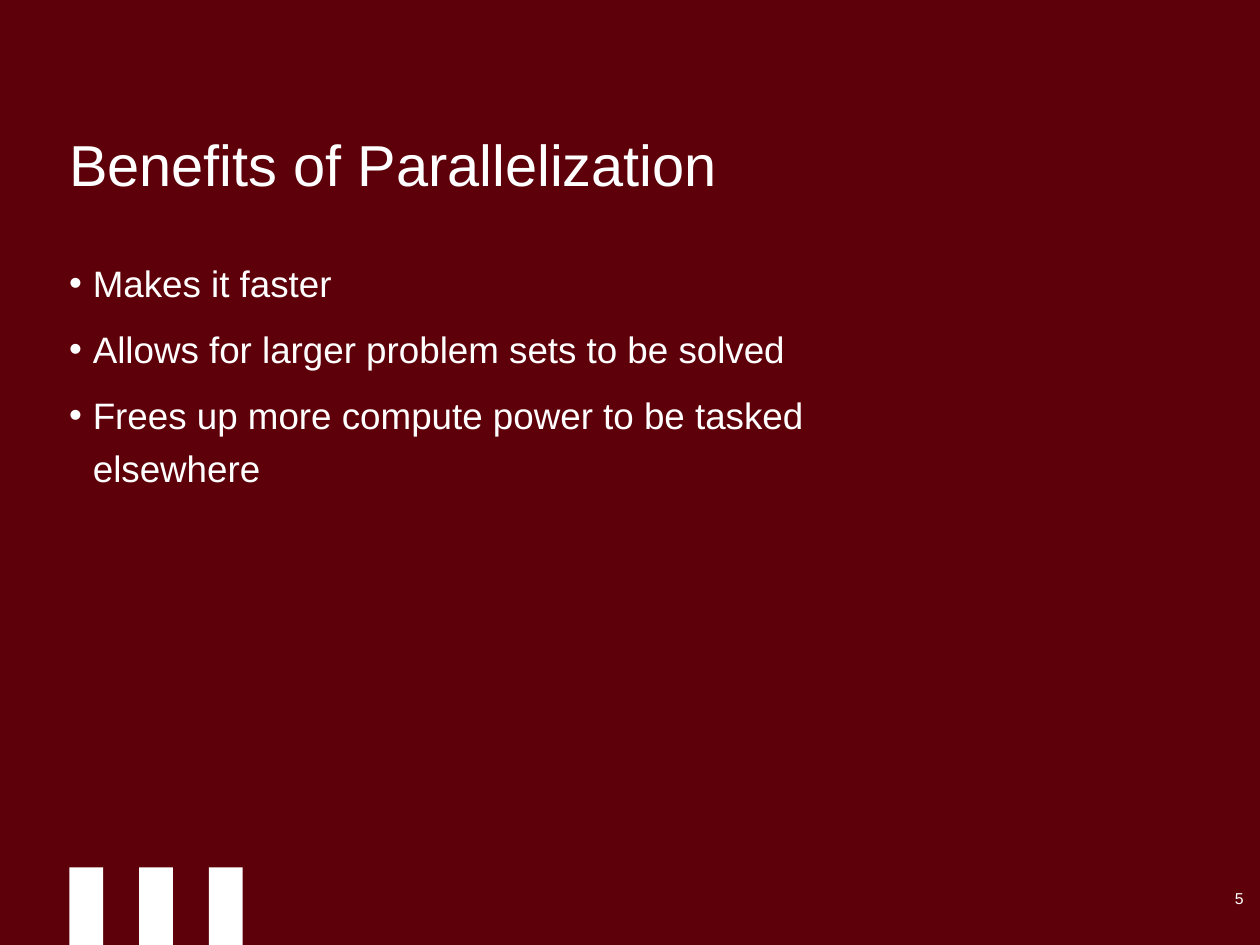
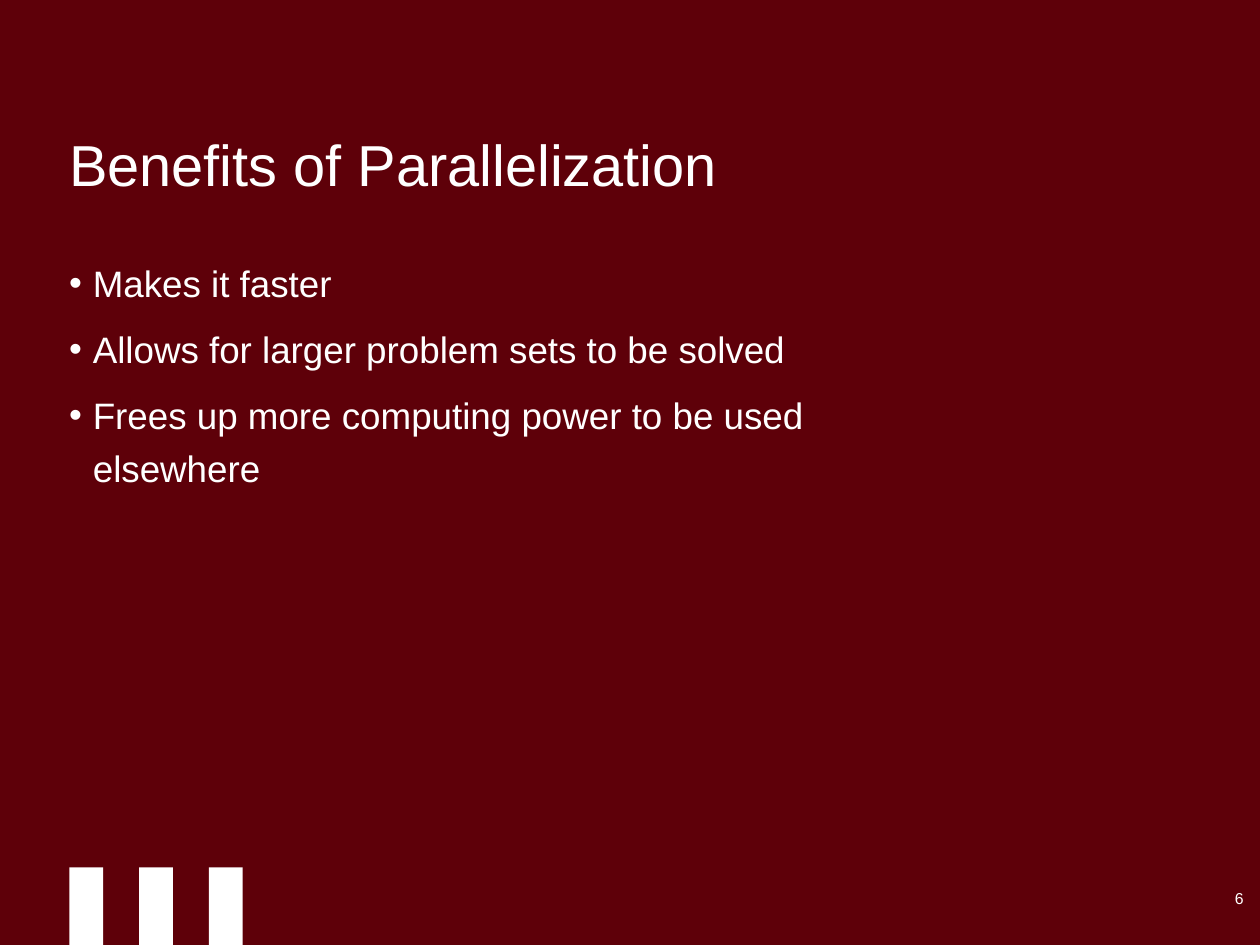
Before and after one commit to MarkRMahan/CSC-338-Group-Project, a slide deck: slide 6 of Parallelizing Dijkstras Algorithm.pptx (slide 5 before the commit). Drawn at 1260x945 pixels with LibreOffice and Linux fonts; fonts in the diff are those of the drawing; background and template pictures are left out. Boxes give left, top, right and bottom in pixels: in the first picture for what was removed or moved away, otherwise in the second. Text is boxed around its words. In the diff, an @@ line names an element or a change of style, - is before the commit and + after.

```diff
--- a/Parallelizing Dijkstras Algorithm.pptx
+++ b/Parallelizing Dijkstras Algorithm.pptx
@@ text at box(93, 402, 804, 483): text changed @@
-• Frees up more compute power to be tasked elsewhere
+• Frees up more computing power to be used elsewhere
@@ page number at box(1235, 893, 1244, 904): text changed @@
-5
+6
```
Also in this commit, not shown: 5 other slides changed, 1 slide added.
